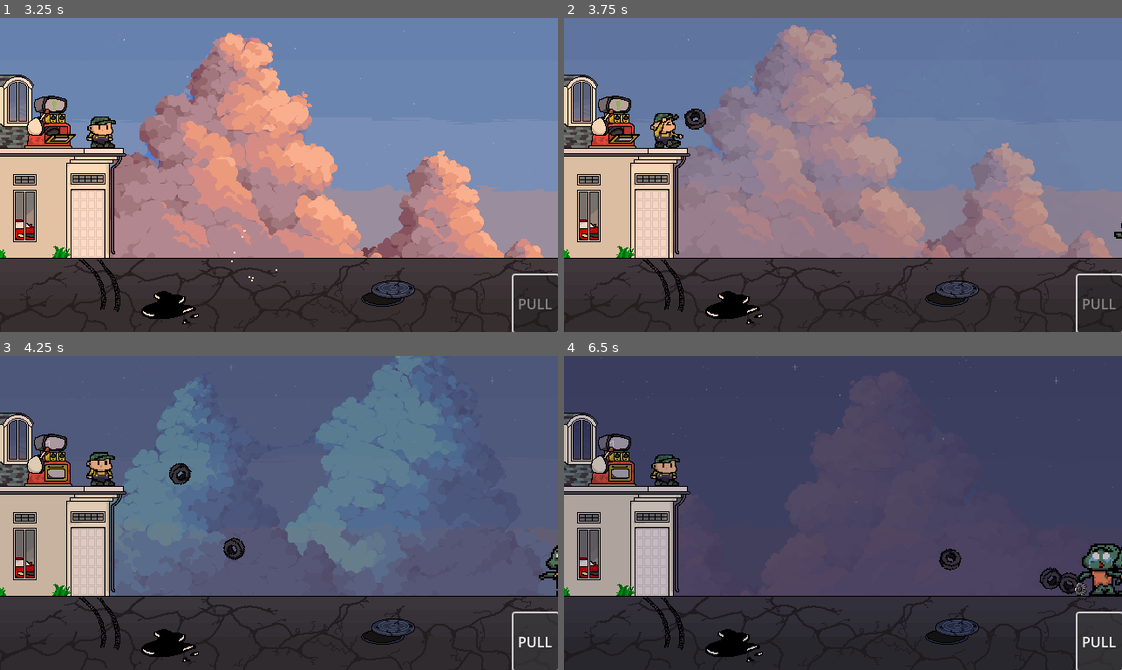
Above: before the commit, frames 1-4 (two rows, left to right).
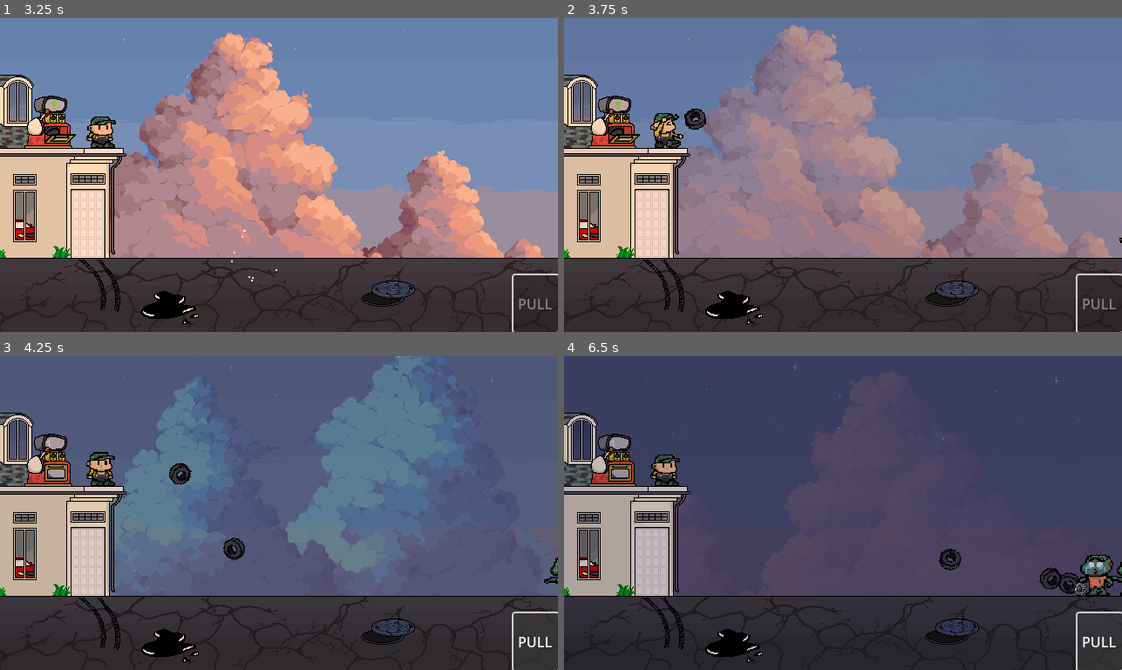
Above: after the commit, the same moments.

Repository: RayhanSP/gamedev-solo
Game: Godot game, scene res://scenes/main.tscn
The game is run twice, just before and just after one commit, with the same random seed, the same clock (stepped at 60 frames per second) and the same inputs.
Inputs:
- Up to frame 1 (3.25 s): click "PULL" at 0.5 s; tap Enter (ui_accept) at 1.25, 1.52, 2.27 s; hold Right (ui_right) 1.28-2.78 s; hold Left (ui_left) from 2.78 s (still down)
- Up to frame 2 (3.75 s): tap Enter (ui_accept) at 3.5 s; release Left (ui_left) at 3.53 s; hold Right (ui_right) from 3.53 s (still down)
- Up to frame 3 (4.25 s): keep holding Right (ui_right); tap Enter (ui_accept) at 3.77 s
- Up to frame 4 (6.5 s): tap Enter (ui_accept) at 4.52, 5.27 s; release Right (ui_right) at 5.03 s; hold Left (ui_left) 5.03-5.78 s; hold Right (ui_right) from 5.78 s (still down)

Frame 1 is identical in both runs. In frame 2, less than 0.1% of the frame differs, in the area x 98-100%, y 65-72%; in frame 3, 0.2%; in frame 4, 0.9%, in the area x 92-100%, y 59-77%.

Commit message:
fix: adjust zombie size

Diff:
--- a/scenes/zombie.tscn
+++ b/scenes/zombie.tscn
@@ -27,8 +27,8 @@
 "speed": 5.0
 }]
 
-[sub_resource type="CapsuleShape2D" id="CapsuleShape2D_aetfh"]
-radius = 13.0
+[sub_resource type="RectangleShape2D" id="RectangleShape2D_4gx57"]
+size = Vector2(16.5, 23.5)
 
 [node name="Zombie" type="CharacterBody2D" unique_id=1707422033]
 scale = Vector2(2, 2)
@@ -36,10 +36,11 @@
 script = ExtResource("1_4gx57")
 
 [node name="AnimatedSprite2D" type="AnimatedSprite2D" parent="." unique_id=1756556107]
+scale = Vector2(0.8, 0.8)
 sprite_frames = SubResource("SpriteFrames_3fthk")
 animation = &"walk"
 autoplay = "walk"
 
 [node name="CollisionShape2D" type="CollisionShape2D" parent="." unique_id=1999441093]
-position = Vector2(1, 1)
-shape = SubResource("CapsuleShape2D_aetfh")
+position = Vector2(1.25, 0.75)
+shape = SubResource("RectangleShape2D_4gx57")
